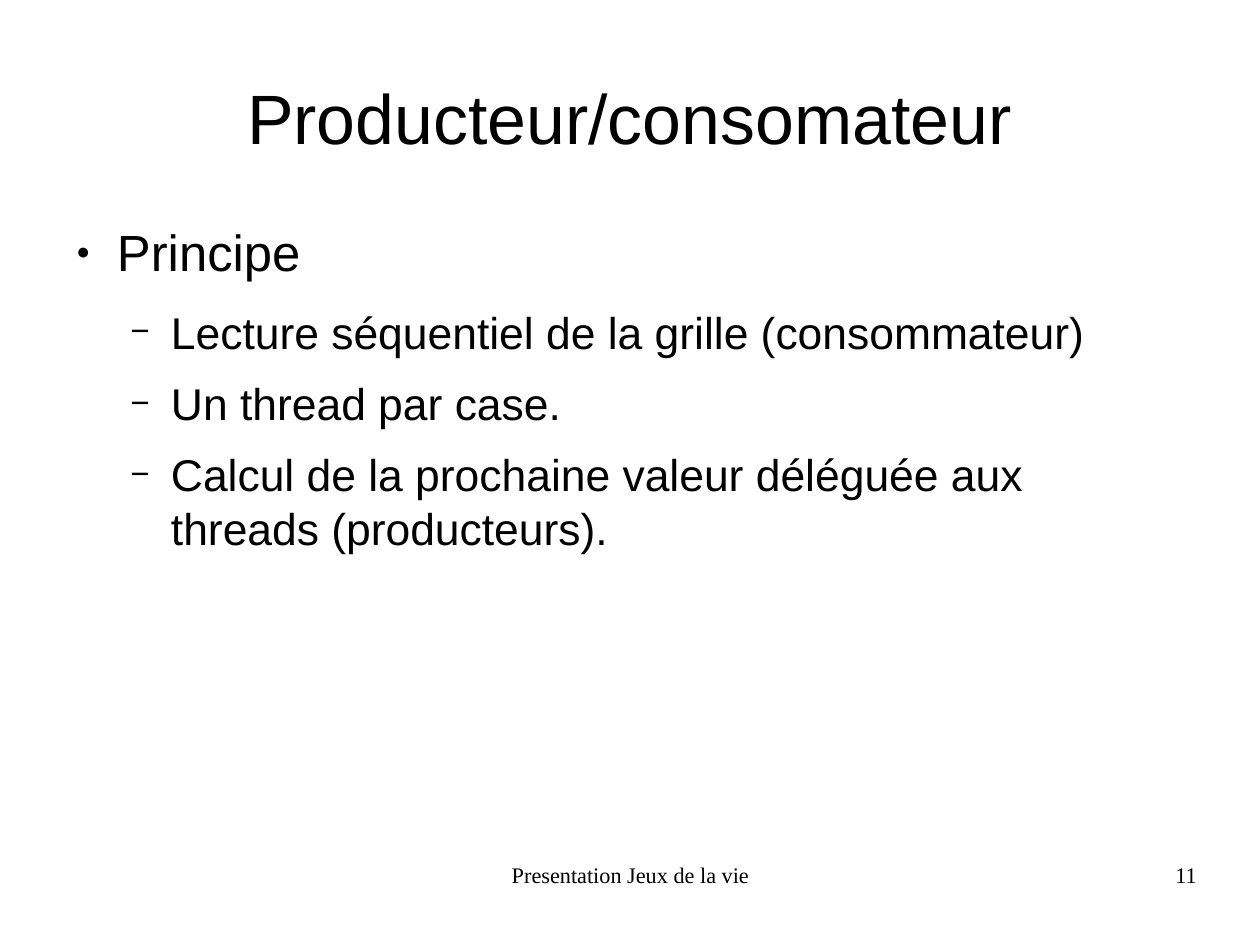
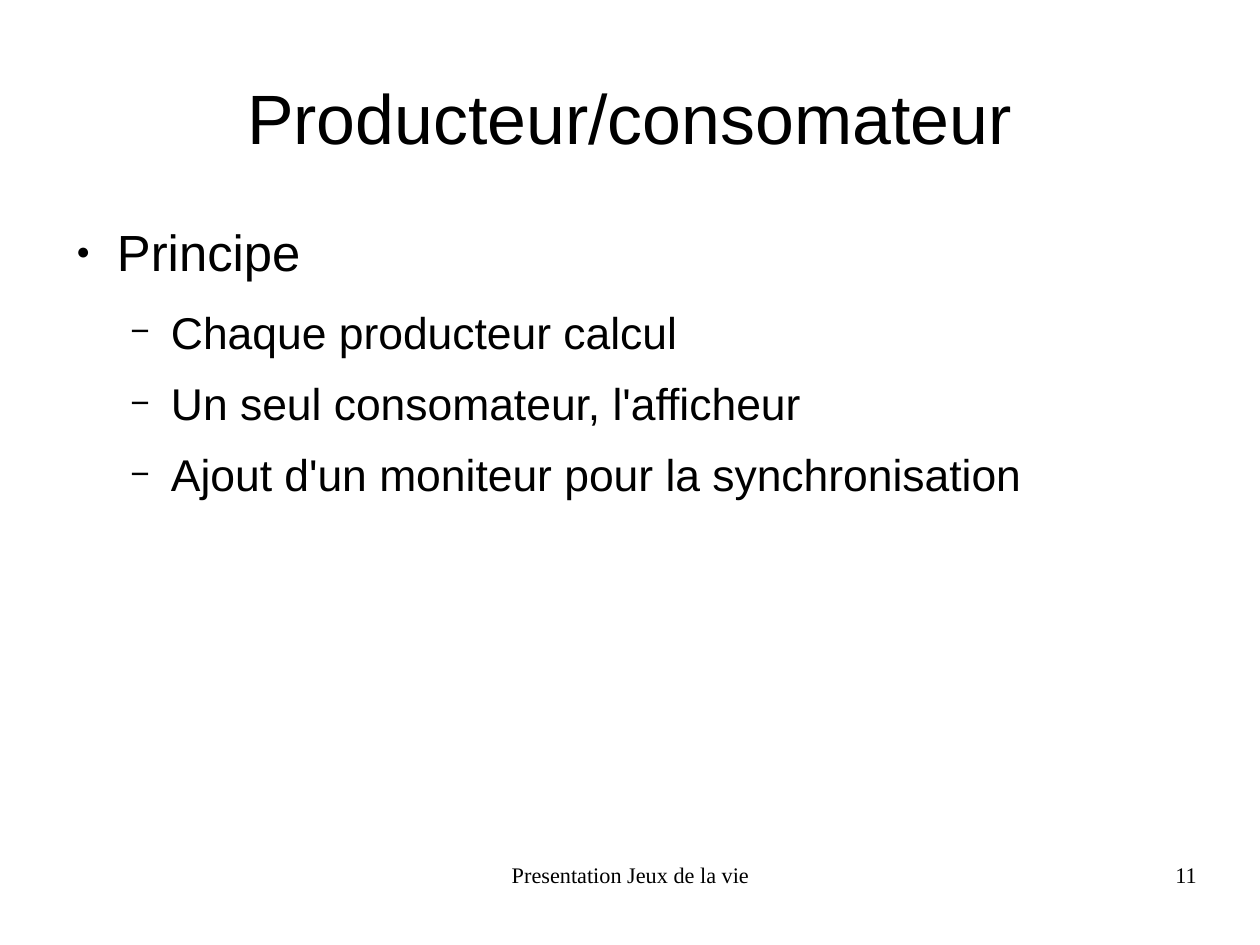
Before and after one commit to FabienInspiron/lifegame, a slide deck: slide 11 of Rapport/Presentation.odp. Drawn at 1260x945 pixels with LibreOffice and Linux fonts; fonts in the diff are those of the drawing. Boxes give left, top, right and bottom in pixels: in the first picture for what was removed or moved away, otherwise in the second. Text is boxed around its words. In the diff, an @@ line names an element or a change of style, - is before the commit and + after.

```diff
--- a/Rapport/Presentation.odp
+++ b/Rapport/Presentation.odp
@@ text at (x1=171, y1=316, x2=1021, y2=501): text changed @@
-  − Lecture séquentiel de la grille (consommateur)
-  − Un thread par case.
-  − Calcul de la prochaine valeur déléguée aux threads (producteurs).
+  − Chaque producteur calcul
+  − Un seul consomateur, l'afficheur
+  − Ajout d'un moniteur pour la synchronisation
```
Also in this commit, not shown: 5 other slides changed, 1 slide added.
